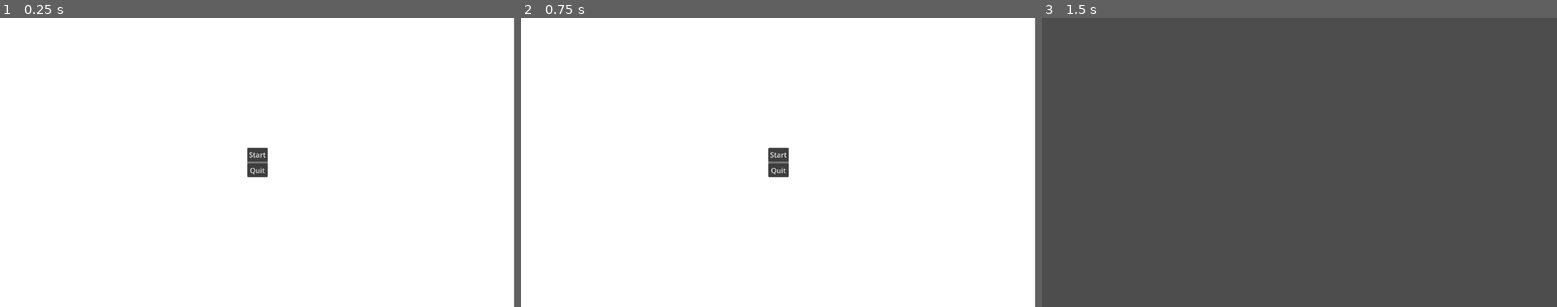
Above: before the commit, frames 1-3 (left to right).
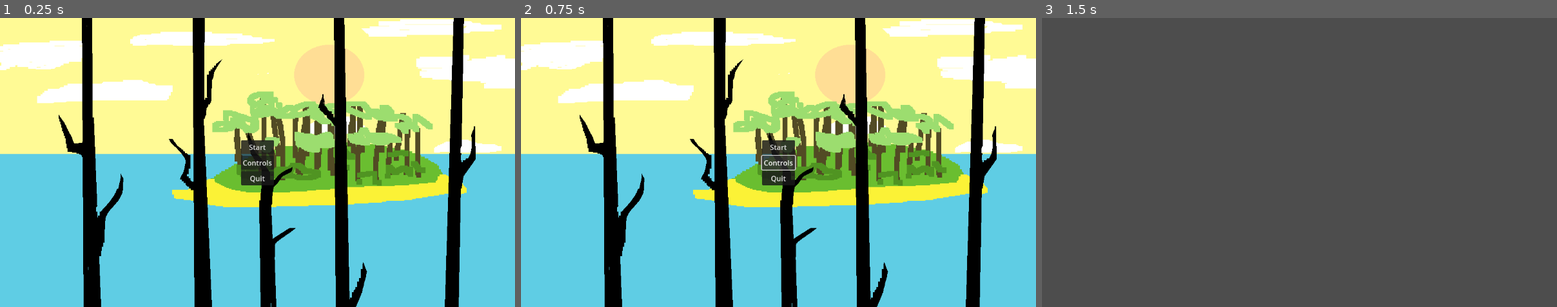
Above: after the commit, the same moments.

Repository: Phanatik/PGJ2024
Game: Godot game, scene res://scenes/MainMenu.tscn
The game is run twice, just before and just after one commit, with the same random seed, the same clock (stepped at 60 frames per second) and the same inputs. This scene is started directly instead of the project's main scene.
Inputs (mouse positions are in pixels of both pictures, inside the frame that each line leads up to):
- Up to frame 1 (0.25 s): no input
- Up to frame 2 (0.75 s): click (778, 162) at 0.5 s, where only the run after the commit has a clickable "Controls"
- Up to frame 3 (1.5 s): click "Start" at 1.25 s

The runs differ from the first frame. In frame 1, 94% of the frame differs, in the area x 0-100%, y 0-100%; in frame 2, 93%; in frame 3, nothing differs.

Commit message:
Menu updates
added a control menu and new menu art

Diff:
--- a/scenes/MainMenu.tscn
+++ b/scenes/MainMenu.tscn
@@ -1,6 +1,7 @@
-[gd_scene load_steps=2 format=3 uid="uid://c8f42e3aor2xs"]
+[gd_scene load_steps=3 format=3 uid="uid://c8f42e3aor2xs"]
 
 [ext_resource type="Script" path="res://scripts/MainMenu.gd" id="1_l6q04"]
+[ext_resource type="Texture2D" uid="uid://bimoas6i2ns8c" path="res://assets/menu/Main-menu_art.png" id="2_i1nyp"]
 
 [node name="MainMenu" type="Control"]
 layout_mode = 3
@@ -11,10 +12,14 @@
 grow_vertical = 2
 script = ExtResource("1_l6q04")
 
-[node name="ColorRect" type="ColorRect" parent="."]
-layout_mode = 0
-offset_right = 1150.0
-offset_bottom = 648.0
+[node name="TextureRect" type="TextureRect" parent="."]
+layout_mode = 1
+anchors_preset = 15
+anchor_right = 1.0
+anchor_bottom = 1.0
+grow_horizontal = 2
+grow_vertical = 2
+texture = ExtResource("2_i1nyp")
 
 [node name="PanelContainer" type="PanelContainer" parent="."]
 layout_mode = 1
@@ -37,9 +42,19 @@
 layout_mode = 2
 text = "Start"
 
+[node name="Controls" type="Button" parent="PanelContainer/VBoxContainer"]
+layout_mode = 2
+text = "Controls"
+
 [node name="QuitButton" type="Button" parent="PanelContainer/VBoxContainer"]
 layout_mode = 2
 text = "Quit"
 
+[node name="TITLE" type="TextureRect" parent="."]
+layout_mode = 0
+offset_right = 399.0
+offset_bottom = 304.0
+
 [connection signal="pressed" from="PanelContainer/VBoxContainer/StartButton" to="." method="_on_start_button_pressed"]
+[connection signal="pressed" from="PanelContainer/VBoxContainer/Controls" to="." method="_on_controls_pressed"]
 [connection signal="pressed" from="PanelContainer/VBoxContainer/QuitButton" to="." method="_on_quit_button_pressed"]
--- /dev/null
+++ b/scenes/control_menu.tscn
@@ -0,0 +1,47 @@
+[gd_scene load_steps=2 format=3 uid="uid://bh3m1426pcjo5"]
+
+[ext_resource type="Script" path="res://scripts/control_menu.gd" id="1_r0eje"]
+
+[node name="Control" type="Control"]
+layout_mode = 3
+anchors_preset = 15
+anchor_right = 1.0
+anchor_bottom = 1.0
+grow_horizontal = 2
+grow_vertical = 2
+script = ExtResource("1_r0eje")
+
+[node name="TextureRect" type="TextureRect" parent="."]
+layout_mode = 1
+anchors_preset = 15
+anchor_right = 1.0
+anchor_bottom = 1.0
+grow_horizontal = 2
+grow_vertical = 2
+
+[node name="VBoxContainer" type="VBoxContainer" parent="."]
+layout_mode = 1
+anchors_preset = 2
+anchor_top = 1.0
+anchor_bottom = 1.0
+offset_top = -44.0
+offset_right = 128.0
+grow_vertical = 0
+
+[node name="Back" type="Button" parent="VBoxContainer"]
+layout_mode = 2
+text = "BACK"
+
+[node name="RichTextLabel" type="RichTextLabel" parent="."]
+layout_mode = 1
+anchors_preset = 15
+anchor_right = 1.0
+anchor_bottom = 1.0
+offset_right = -391.0
+offset_bottom = -97.0
+grow_horizontal = 2
+grow_vertical = 2
+text = "Controls:
+"
+
+[connection signal="pressed" from="VBoxContainer/Back" to="." method="_on_back_pressed"]
--- a/scripts/MainMenu.gd
+++ b/scripts/MainMenu.gd
@@ -20,3 +20,7 @@
 func _on_quit_button_pressed():
 	get_tree().quit()
 	pass # Replace with function body.
+
+
+func _on_controls_pressed():
+	var scene = load("res://scenes/control_menu.tscn")
--- /dev/null
+++ b/scripts/control_menu.gd
@@ -0,0 +1,15 @@
+extends Control
+
+
+# Called when the node enters the scene tree for the first time.
+func _ready():
+	pass # Replace with function body.
+
+
+# Called every frame. 'delta' is the elapsed time since the previous frame.
+func _process(delta):
+	pass
+
+
+func _on_back_pressed():
+	var scene = load("res://scenes/MainMenu.tscn")
Not shown: 1 places in Level1.tscn that only renumber resources
Binary file added: assets/menu/Main-menu_art.png
Not shown, added: assets/menu/Main-menu_art.png.import
